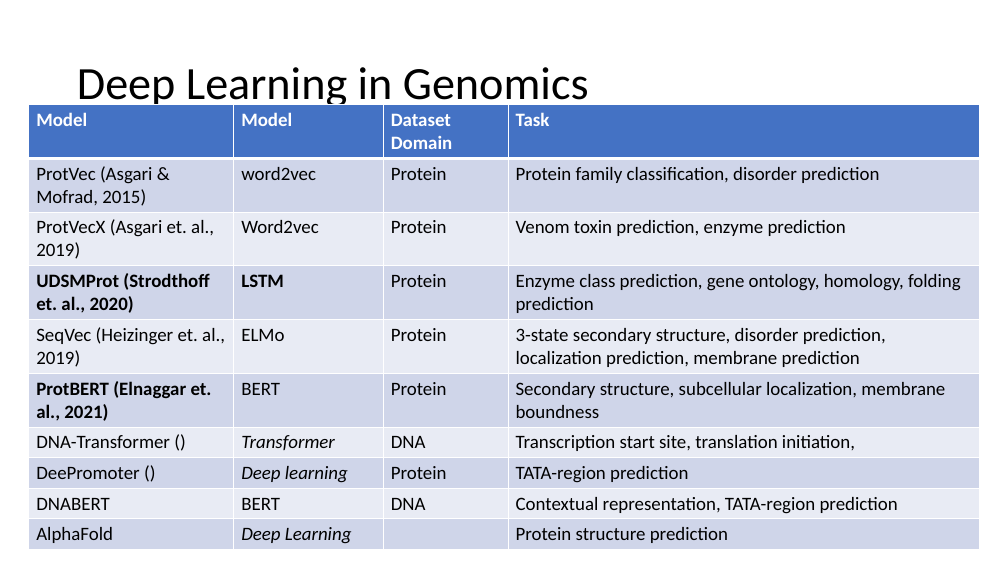
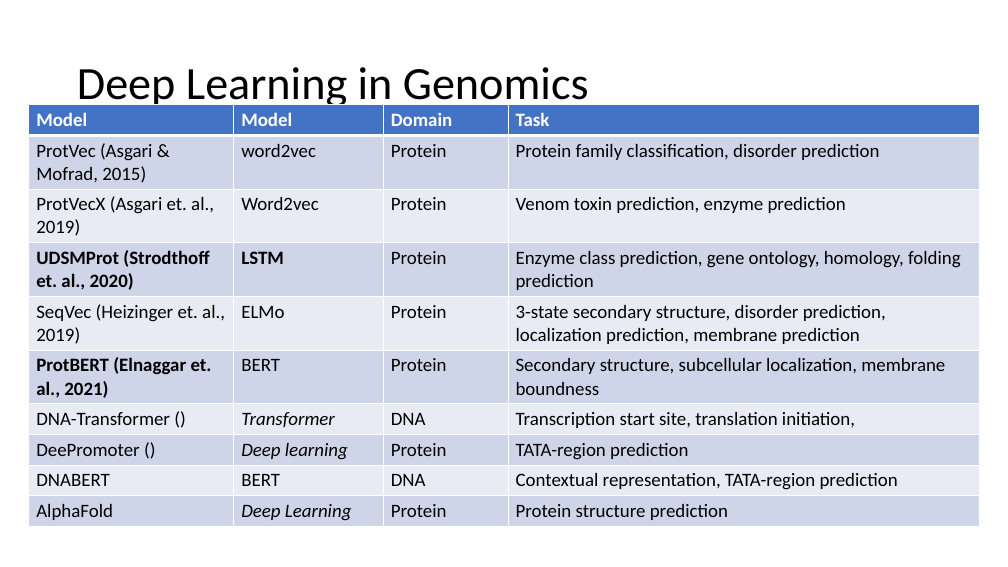
Before and after one commit to anwari32/sequence-processing, a slide deck: slide 10 of docs/Sequence Processing.pptx (slide 9 before the commit). Drawn at 1008x567 pixels with LibreOffice and Linux fonts; fonts in the diff are those of the drawing. Boxes give left, top, right and bottom in pixels: in the first picture for what was removed or moved away, otherwise in the second. Text is boxed around its words. In the diff, an @@ line names an element or a change of style, - is before the commit and + after.

```diff
--- a/docs/Sequence Processing.pptx
+++ b/docs/Sequence Processing.pptx
@@ table at [29,104,979,525] @@
-row 1, column 3: Dataset Domain
+row 1, column 3: Domain
-row 10, column 3: 
+row 10, column 3: Protein
```
Also in this commit, not shown: 2 other slides changed, 1 slide added, 29 other files.
